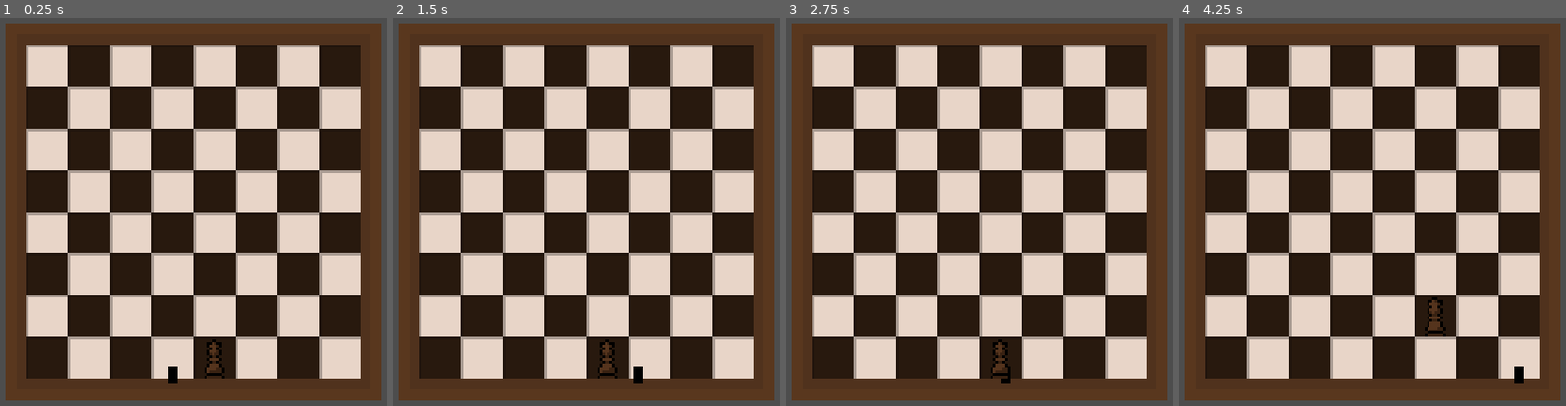
Above: before the commit, frames 1-4 (left to right).
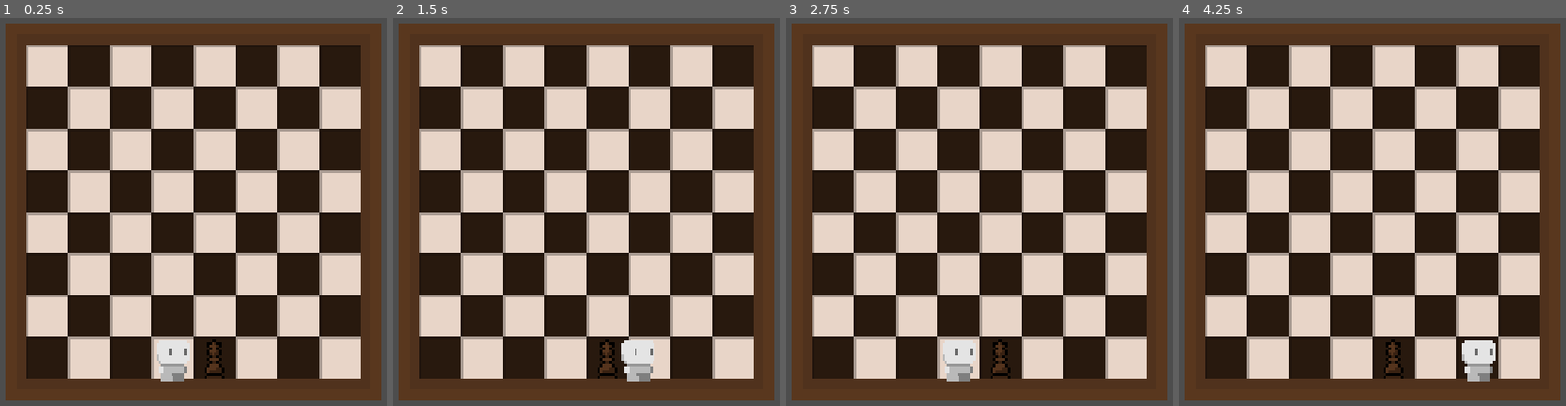
Above: after the commit, the same moments.

Repository: rs-code-hk/chess_gone_rogue
Game: Godot game, scene res://Scenes/game.tscn
Same seed, same stepped clock (60 frames per second), same inputs: the game is played once before the commit and once after it.
Inputs:
- Up to frame 1 (0.25 s): no input
- Up to frame 2 (1.5 s): tap Enter (ui_accept) at 0.5, 0.77 s; tap A (a) at 0.6 s; tap D (d) at 0.8, 1.35 s
- Up to frame 3 (2.75 s): tap Enter (ui_accept) at 1.52 s; tap S (s) at 1.55, 2.1 s; tap A (a) at 2.3 s
- Up to frame 4 (4.25 s): tap A (a) at 2.85 s; tap Enter (ui_accept) at 3.02, 3.77 s; tap D (d) at 3.05, 3.6 s; tap S (s) at 3.8 s

The runs differ from the first frame. In frame 1, 0.8% of the frame differs, in the area x 40-50%, y 83-95%; in frame 2, 0.8%; in frame 3, 0.8%; in frame 4, 1.5%, in the area x 52-90%, y 71-95%.

Commit message:
made the charcter have the sprite

Diff:
--- a/chess-gone-rogue/Scenes/level.tscn
+++ b/chess-gone-rogue/Scenes/level.tscn
@@ -45,5 +45,5 @@
 shape = SubResource("WorldBoundaryShape2D_k5p3t")
 
 [node name="Player" parent="." unique_id=1086875462 instance=ExtResource("2_k5f4k")]
-position = Vector2(-8, 62)
-scale = Vector2(0.8655229, 0.8655229)
+position = Vector2(-8, 56.999996)
+scale = Vector2(2.1485596, 2.1485596)
--- a/chess-gone-rogue/Scenes/player.tscn
+++ b/chess-gone-rogue/Scenes/player.tscn
@@ -1,21 +1,21 @@
 [gd_scene format=3 uid="uid://vjrwb5qw6cab"]
 
 [ext_resource type="Script" uid="uid://bwgdqc1u3xdv0" path="res://Scenes/player_movement.gd" id="1_cvnsp"]
-[ext_resource type="Texture2D" uid="uid://ba01ymaa3iu23" path="res://placeholders/Player_Place_Holder.png" id="1_v0iea"]
+[ext_resource type="Texture2D" uid="uid://b03q34ul1lcik" path="res://Assets/Player charcter/CGRCharacter.png" id="2_cvnsp"]
 
 [sub_resource type="CapsuleShape2D" id="CapsuleShape2D_npmfu"]
 radius = 2.0
 height = 8.0
 
-[sub_resource type="AtlasTexture" id="AtlasTexture_cvnsp"]
-atlas = ExtResource("1_v0iea")
-region = Rect2(0, 0, 16, 16)
+[sub_resource type="AtlasTexture" id="AtlasTexture_6t5aa"]
+atlas = ExtResource("2_cvnsp")
+region = Rect2(0, 0, 13, 16)
 
 [sub_resource type="SpriteFrames" id="SpriteFrames_f60y1"]
 animations = [{
 "frames": [{
 "duration": 1.0,
-"texture": SubResource("AtlasTexture_cvnsp")
+"texture": SubResource("AtlasTexture_6t5aa")
 }],
 "loop": 1,
 "name": &"Placeholder",
@@ -36,6 +36,8 @@
 shape = SubResource("CapsuleShape2D_npmfu")
 
 [node name="AnimatedSprite2D" type="AnimatedSprite2D" parent="." unique_id=198709354]
+position = Vector2(0, -0.99999994)
+scale = Vector2(0.4467137, 0.4467137)
 sprite_frames = SubResource("SpriteFrames_f60y1")
 animation = &"Placeholder"
 
